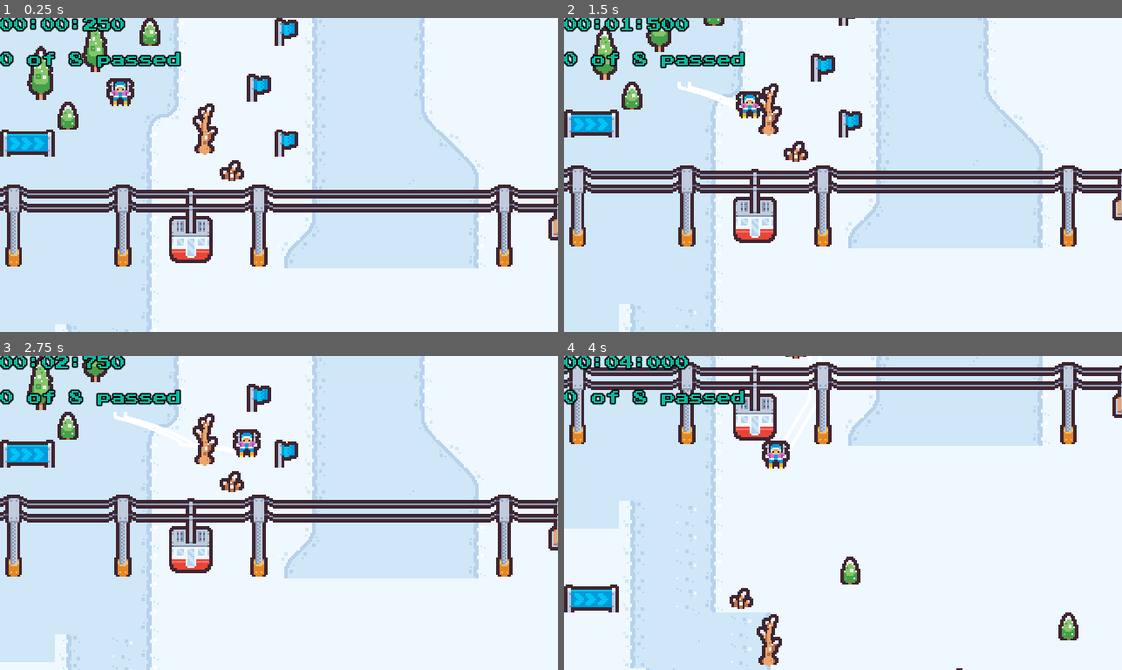
Above: before the commit, frames 1-4 (two rows, left to right).
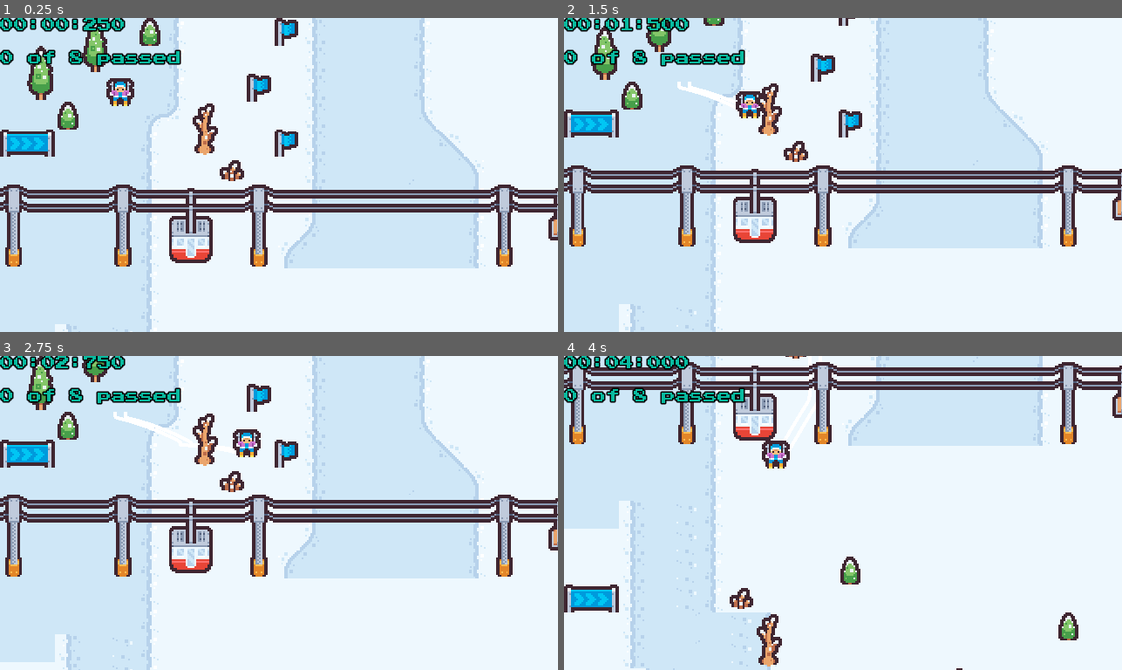
Above: after the commit, the same moments.

Repository: mkraenz/pixel-ski-paradise
Game: Godot game, scene res://World.tscn
Two runs of this game, one before a commit and one after it. Both use one fixed random seed, a clock stepped at 60 frames per second and the inputs below.
Inputs:
- Up to frame 1 (0.25 s): no input
- Up to frame 2 (1.5 s): hold D (move_right) 0.53-1.28 s; hold W (brake) from 1.28 s (still down)
- Up to frame 3 (2.75 s): release W (brake) at 2.03 s; hold D (move_right) from 2.03 s (still down)
- Up to frame 4 (4 s): release D (move_right) at 2.78 s; hold Down (accelerate) 2.78-3.53 s; hold A (move_left) from 3.53 s (still down)

The runs differ from the first frame. In frame 1, 0.8% of the frame differs, in the area x 0-33%, y 10-17%; in frame 2, 0.8%; in frame 3, 0.8%; in frame 4, 0.8%.

Commit message:
feat: show times + passed checkpoints on end

Diff:
--- a/World.tscn
+++ b/World.tscn
@@ -1,15 +1,14 @@
-[gd_scene load_steps=16 format=3 uid="uid://bi08raw4e5yar"]
+[gd_scene load_steps=14 format=3 uid="uid://bi08raw4e5yar"]
 
 [ext_resource type="Script" path="res://World.gd" id="1_dmawl"]
 [ext_resource type="Texture2D" uid="uid://day1nx0idglb4" path="res://third-party/kenney-tiny-ski/Tilemap/tilemap-clean.png" id="2_rpq6t"]
 [ext_resource type="PackedScene" uid="uid://dnhulsx17skef" path="res://player/Player.tscn" id="3_5oc1k"]
 [ext_resource type="PackedScene" uid="uid://crfkid33pyvvx" path="res://world/manni.tscn" id="3_wm8rb"]
 [ext_resource type="PackedScene" uid="uid://df0sf8konc4fk" path="res://world/Flags.tscn" id="4_6ndw3"]
-[ext_resource type="Script" path="res://ui/TotalTime.gd" id="4_v5mmg"]
-[ext_resource type="FontFile" uid="uid://jjhy185jdb84" path="res://third-party/press_start_2p/PressStart2P-Regular.ttf" id="5_6ua4y"]
-[ext_resource type="Script" path="res://ui/hud/PenaltyTIme.gd" id="6_ap5du"]
 [ext_resource type="PackedScene" uid="uid://eh3x5k36w1xu" path="res://ui/end/end.tscn" id="6_f0w17"]
+[ext_resource type="Theme" uid="uid://6q2onjex0t3g" path="res://ui/base.theme" id="6_htdhr"]
 [ext_resource type="PackedScene" uid="uid://b1yemod5c4r5o" path="res://world/goal.tscn" id="7_db24a"]
+[ext_resource type="PackedScene" uid="uid://n8e4ahv86bnj" path="res://ui/hud/hud.tscn" id="8_3gi1k"]
 
 [sub_resource type="TileMapPattern" id="TileMapPattern_exiew"]
 tile_data = PackedInt32Array(0, 65536, 0, 1, 131072, 0, 2, 196608, 0, 3, 262144, 0)
@@ -532,13 +531,6 @@
 sources/1 = SubResource("TileSetScenesCollectionSource_uc2ni")
 pattern_0 = SubResource("TileMapPattern_exiew")
 
-[sub_resource type="Theme" id="Theme_ra42o"]
-default_font = ExtResource("5_6ua4y")
-default_font_size = 8
-Label/colors/font_color = Color(0.0313726, 0.729412, 0.623529, 1)
-Label/colors/font_outline_color = Color(0, 0, 0, 1)
-Label/constants/outline_size = 3
-
 [node name="World" type="Node2D"]
 script = ExtResource("1_dmawl")
 
@@ -629,29 +621,21 @@
 
 [node name="UI" type="CanvasLayer" parent="."]
 
-[node name="End" parent="UI" instance=ExtResource("6_f0w17")]
-
-[node name="HUD" type="Control" parent="UI"]
+[node name="UI" type="Control" parent="UI"]
 layout_mode = 3
-anchors_preset = 0
-offset_right = 40.0
-offset_bottom = 40.0
-theme = SubResource("Theme_ra42o")
-
-[node name="TotalTime" type="Label" parent="UI/HUD"]
-layout_mode = 0
-offset_right = 64.0
-offset_bottom = 26.0
-text = "00:00:00"
-script = ExtResource("4_v5mmg")
-
-[node name="PenaltyTIme" type="Label" parent="UI/HUD"]
-layout_mode = 0
-offset_top = 20.0
-offset_right = 40.0
-offset_bottom = 43.0
-text = "99/99"
-script = ExtResource("6_ap5du")
+anchors_preset = 15
+anchor_right = 1.0
+anchor_bottom = 1.0
+grow_horizontal = 2
+grow_vertical = 2
+theme = ExtResource("6_htdhr")
+
+[node name="End" parent="UI/UI" instance=ExtResource("6_f0w17")]
+visible = false
+layout_mode = 1
+
+[node name="HUD" parent="UI/UI" instance=ExtResource("8_3gi1k")]
+layout_mode = 1
 
 [node name="Goal" parent="." instance=ExtResource("7_db24a")]
 position = Vector2(-34, 1193)
--- /dev/null
+++ b/penalty_time.gd
@@ -0,0 +1,11 @@
+extends Label
+
+
+# Called when the node enters the scene tree for the first time.
+func _ready():
+	pass # Replace with function body.
+
+
+# Called every frame. 'delta' is the elapsed time since the previous frame.
+func _process(delta):
+	pass
--- a/ui/end/end.tscn
+++ b/ui/end/end.tscn
@@ -1,16 +1,19 @@
-[gd_scene load_steps=3 format=3 uid="uid://eh3x5k36w1xu"]
+[gd_scene load_steps=6 format=3 uid="uid://eh3x5k36w1xu"]
 
+[ext_resource type="Theme" uid="uid://6q2onjex0t3g" path="res://ui/base.theme" id="1_60cqv"]
 [ext_resource type="Script" path="res://ui/end/End.gd" id="1_gsawq"]
 [ext_resource type="AudioStream" uid="uid://dlfg5ly6evfcw" path="res://third-party/opengameart/applause.mp3" id="2_cino7"]
+[ext_resource type="PackedScene" uid="uid://b7wa6oithya6r" path="res://ui/penalty_time.tscn" id="3_11fsj"]
+[ext_resource type="PackedScene" uid="uid://dw3cc8fwbk21r" path="res://ui/total_time.tscn" id="4_xhnic"]
 
 [node name="End" type="Control"]
-visible = false
 layout_mode = 3
 anchors_preset = 15
 anchor_right = 1.0
 anchor_bottom = 1.0
 grow_horizontal = 2
 grow_vertical = 2
+theme = ExtResource("1_60cqv")
 script = ExtResource("1_gsawq")
 
 [node name="Backdrop" type="ColorRect" parent="."]
@@ -24,3 +27,32 @@
 
 [node name="Audio" type="AudioStreamPlayer2D" parent="."]
 stream = ExtResource("2_cino7")
+
+[node name="MarginContainer" type="MarginContainer" parent="."]
+layout_mode = 1
+anchors_preset = 15
+anchor_right = 1.0
+anchor_bottom = 1.0
+grow_horizontal = 2
+grow_vertical = 2
+theme_override_constants/margin_top = 50
+
+[node name="GridContainer" type="GridContainer" parent="MarginContainer"]
+layout_mode = 2
+size_flags_horizontal = 4
+theme_override_constants/h_separation = 30
+columns = 2
+
+[node name="Time" type="Label" parent="MarginContainer/GridContainer"]
+layout_mode = 2
+text = "Time"
+
+[node name="TotalTime" parent="MarginContainer/GridContainer" instance=ExtResource("4_xhnic")]
+layout_mode = 2
+
+[node name="Flags" type="Label" parent="MarginContainer/GridContainer"]
+layout_mode = 2
+text = "Flags"
+
+[node name="PenaltyTime" parent="MarginContainer/GridContainer" instance=ExtResource("3_11fsj")]
+layout_mode = 2
--- /dev/null
+++ b/ui/hud/HUD.gd
@@ -0,0 +1,6 @@
+extends Control
+
+
+# Called when the node enters the scene tree for the first time.
+func _ready():
+	Eventbus.connect("goal_reached", hide)
--- /dev/null
+++ b/ui/hud/hud.tscn
@@ -0,0 +1,23 @@
+[gd_scene load_steps=4 format=3 uid="uid://n8e4ahv86bnj"]
+
+[ext_resource type="Script" path="res://ui/hud/HUD.gd" id="1_s6my7"]
+[ext_resource type="PackedScene" uid="uid://dw3cc8fwbk21r" path="res://ui/total_time.tscn" id="2_tjk3a"]
+[ext_resource type="PackedScene" uid="uid://b7wa6oithya6r" path="res://ui/penalty_time.tscn" id="3_tjm7n"]
+
+[node name="HUD" type="Control"]
+layout_mode = 3
+anchors_preset = 15
+anchor_right = 1.0
+anchor_bottom = 1.0
+grow_horizontal = 2
+grow_vertical = 2
+script = ExtResource("1_s6my7")
+
+[node name="TotalTime" parent="." instance=ExtResource("2_tjk3a")]
+layout_mode = 0
+
+[node name="PenaltyTime" parent="." instance=ExtResource("3_tjm7n")]
+layout_mode = 0
+offset_top = 19.0
+offset_right = 104.0
+offset_bottom = 45.0
--- /dev/null
+++ b/ui/penalty_time.tscn
@@ -0,0 +1,9 @@
+[gd_scene load_steps=2 format=3 uid="uid://b7wa6oithya6r"]
+
+[ext_resource type="Script" path="res://ui/penalty_time.gd" id="1_ciat3"]
+
+[node name="PenaltyTime" type="Label"]
+offset_right = 101.0
+offset_bottom = 26.0
+text = "0 of 8 passed"
+script = ExtResource("1_ciat3")
--- /dev/null
+++ b/ui/total_time.tscn
@@ -0,0 +1,9 @@
+[gd_scene load_steps=2 format=3 uid="uid://dw3cc8fwbk21r"]
+
+[ext_resource type="Script" path="res://ui/TotalTime.gd" id="1_jtuja"]
+
+[node name="TotalTime" type="Label"]
+offset_right = 64.0
+offset_bottom = 26.0
+text = "00:00:000"
+script = ExtResource("1_jtuja")
Binary file added: ui/base.theme
Renamed: ui/hud/PenaltyTIme.gd -> ui/penalty_time.gd
